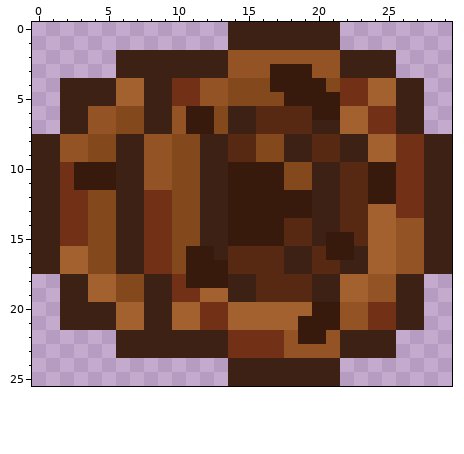
Pixel-art sprite, stored at CookieMod/Items/Weapons/CookieYoyo.png. This is how it looked before the edit.
The file is 30x26 pixels.
The result:
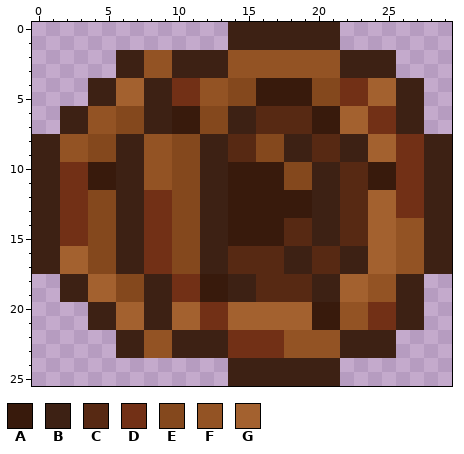
Palette (. is transparent): A #381a0c  B #3d2114  C #572913  D #723016  E #84481d  F #935324  G #a3612f
From old to new:
y 2: x 8..9 BB -> FF
y 3: x 8..9 BB -> FF; x 17..19 AAA -> FFF
y 4: x 2..3 BB -> ..; x 16 E -> A; x 20 A -> E
y 5: x 2..3 BB -> ..; x 16..17 EE -> AA; x 20..21 AA -> EE
y 6: x 10 F -> A; x 12 A -> E
y 7: x 10 F -> A; x 12 A -> E; x 20..21 BB -> AA
y 10..11: x 3 A -> D
y 12: x 24..25 AA -> GG
y 15: x 21..22 AA -> BC
y 16: x 11..12 AA -> EB; x 21..22 AA -> CB
y 17: x 11..13 AAA -> EBB
y 18: x 11 A -> D
y 19: x 12..13 GG -> AA
y 20: x 2..3 BB -> ..
y 21: x 2..3 BB -> ..; x 19 A -> G
y 22: x 8..9 BB -> FF; x 19..20 AA -> FF
y 23: x 8..9 BB -> FF
Changed places in both pictures, as pixel boxes (x1, y1, x2, y2):
changed: (60, 50, 340, 134)
changed: (74, 162, 88, 190)
changed: (326, 190, 396, 260)
changed: (60, 246, 228, 358)
changed: (298, 316, 326, 344)
